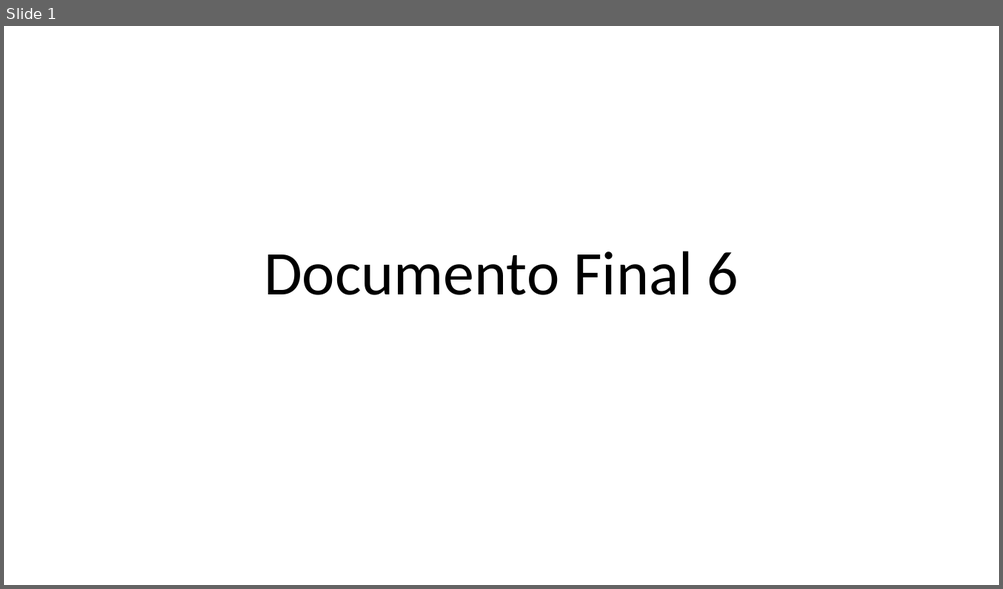
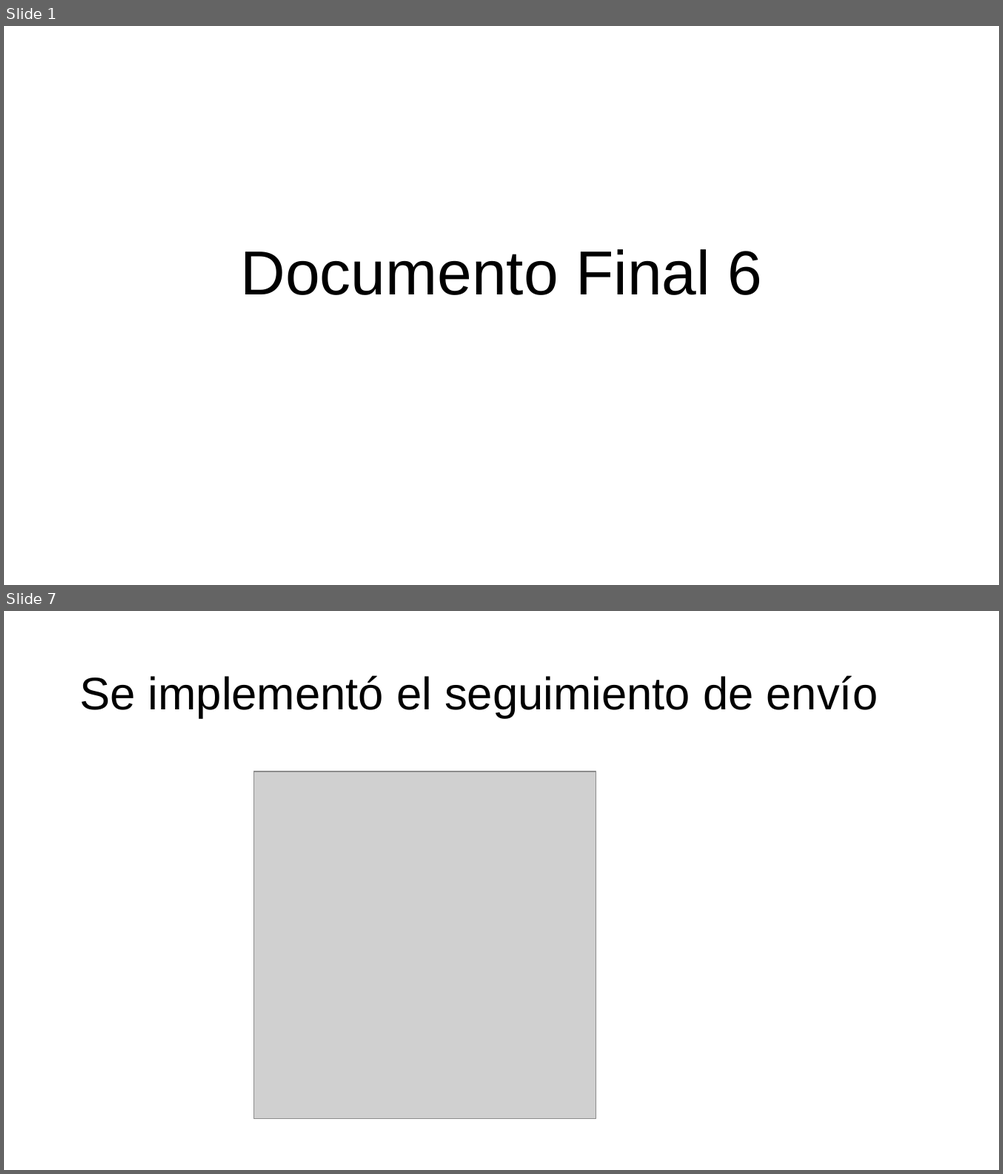
Before and after one commit to Nico2002345/PaginaIngSoftware, a slide deck: assets/docs/Documento_Final_6.pptx. Shown one above the other, each under a label of ours: slide 1 before the commit, slides 1 and 7 after it; the slides between them are not shown. The pictures are 1003x589 and 1003x1174 pixels, drawn with LibreOffice and Linux fonts; fonts in the diff are those of the drawing; grey boxes stand for pictures. Boxes give left, top, right and bottom in pixels: in the first picture for what was removed or moved away, otherwise in the second. Text is boxed around its words. In the diff, an @@ line names an element or a change of style, - is before the commit and + after.

```diff
--- a/assets/docs/Documento_Final_6.pptx
+++ b/assets/docs/Documento_Final_6.pptx
@@ slide 7 added at [4,611,999,1170], background #FFFFFF @@
@@ title added at [79,675,878,718], 44 pt, text #000000 @@
+Se implementó el seguimiento de envío
@@ picture added at [254,772,596,1119] @@
@@ slide 1 changed as well @@
@@ title "Documento Final 6" at [240,249,762,295]: font Calibri to Arial @@
```
Also in this commit, not shown: 8 other slides added, 2 slides removed.
